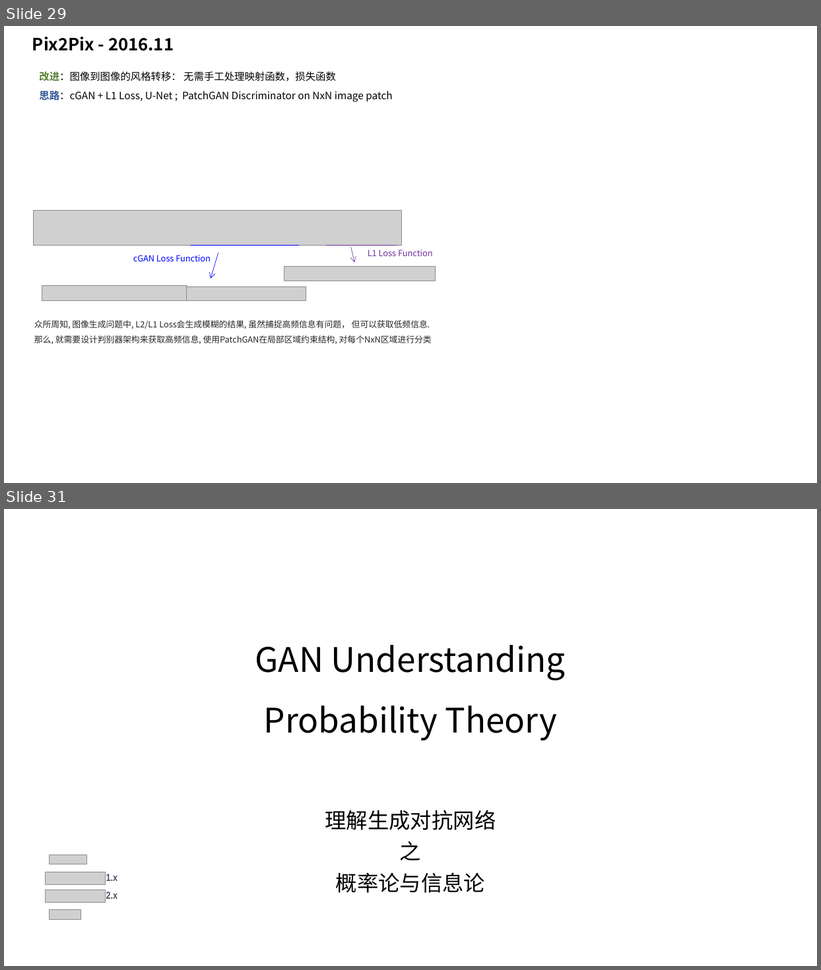
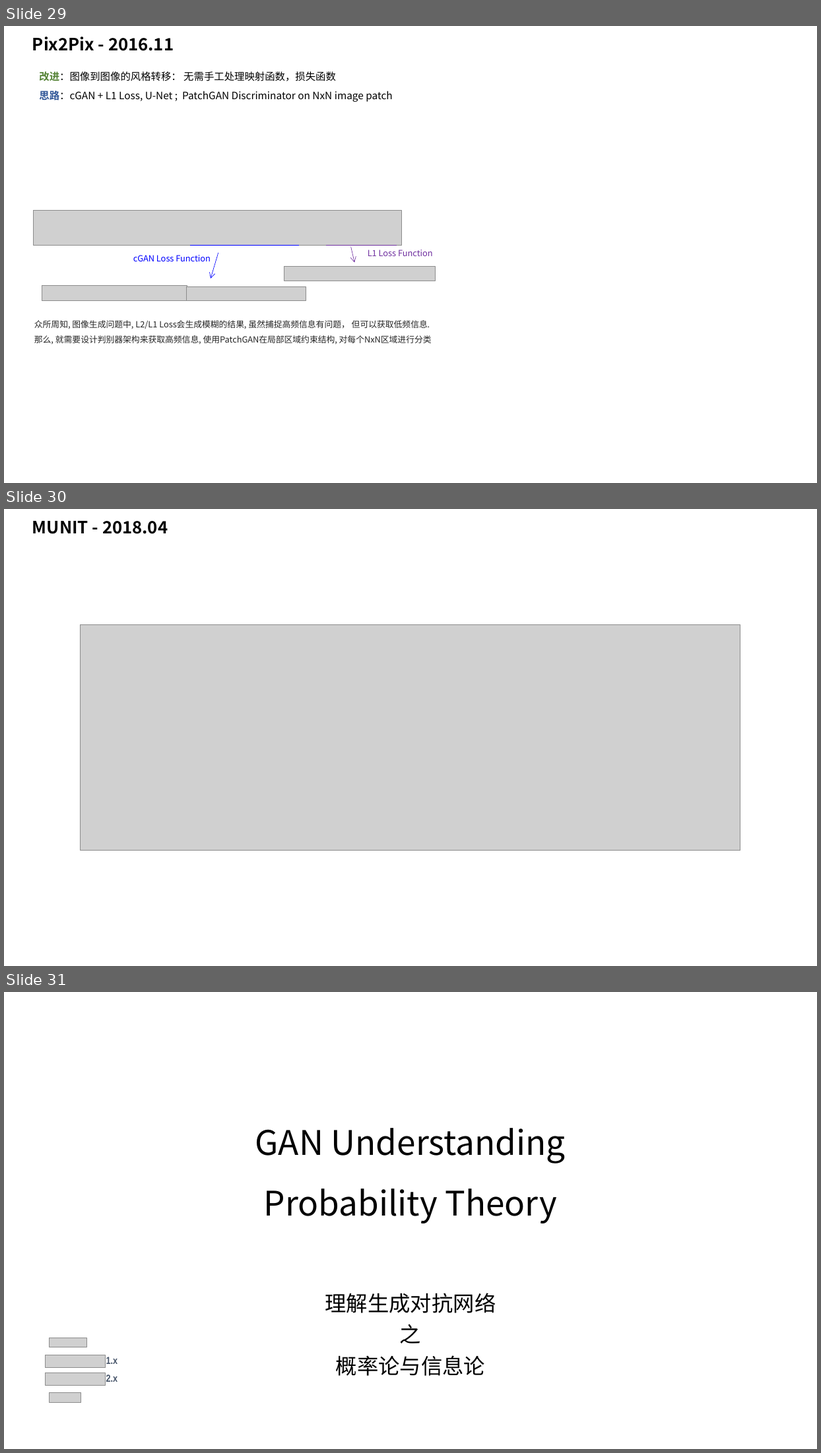
Before and after one commit to taylorguo/GAN_Understanding_Practicing, a slide deck: GAN_Understanding/GANunderstanding.pptx. Shown one above the other, each under a label of ours: slides 29 and 31 before the commit, slides 29, 30 and 31 after it; the slides between them are not shown. The pictures are 821x970 and 821x1453 pixels, drawn with LibreOffice and Linux fonts; fonts in the diff are those of the drawing; grey boxes stand for pictures. Boxes give left, top, right and bottom in pixels: in the first picture for what was removed or moved away, otherwise in the second. Text is boxed around its words. In the diff, an @@ line names an element or a change of style, - is before the commit and + after.

```diff
--- a/GAN_Understanding/GANunderstanding.pptx
+++ b/GAN_Understanding/GANunderstanding.pptx
@@ slide 30 added at box(4, 509, 817, 966), background #FFFFFF @@
@@ text added at box(32, 521, 168, 534), 20 pt, text #000000, bold @@
+MUNIT - 2018.04
@@ picture added at box(81, 625, 741, 851) @@
```
Also in this commit, not shown: 1 slide removed, 4 other files.
